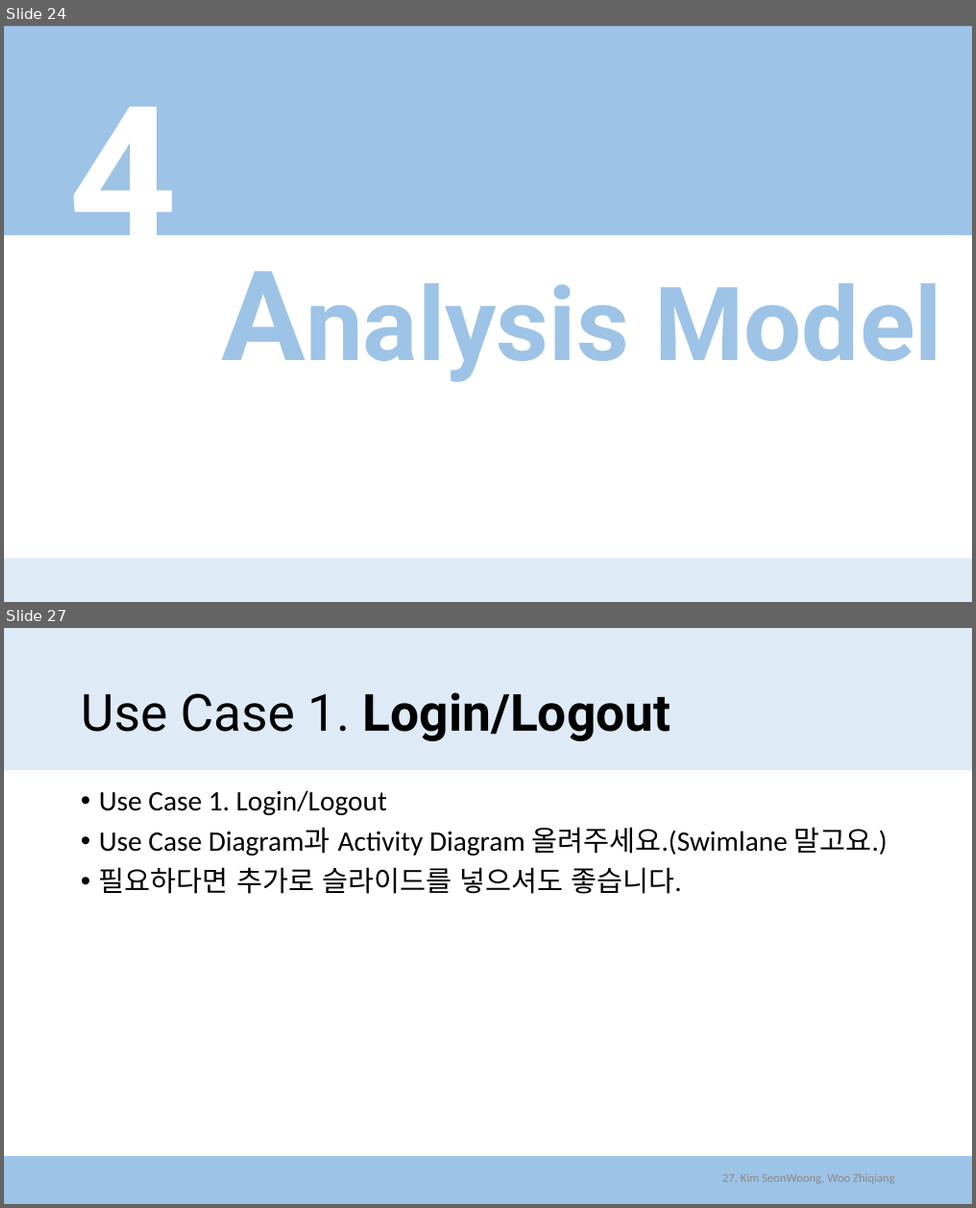
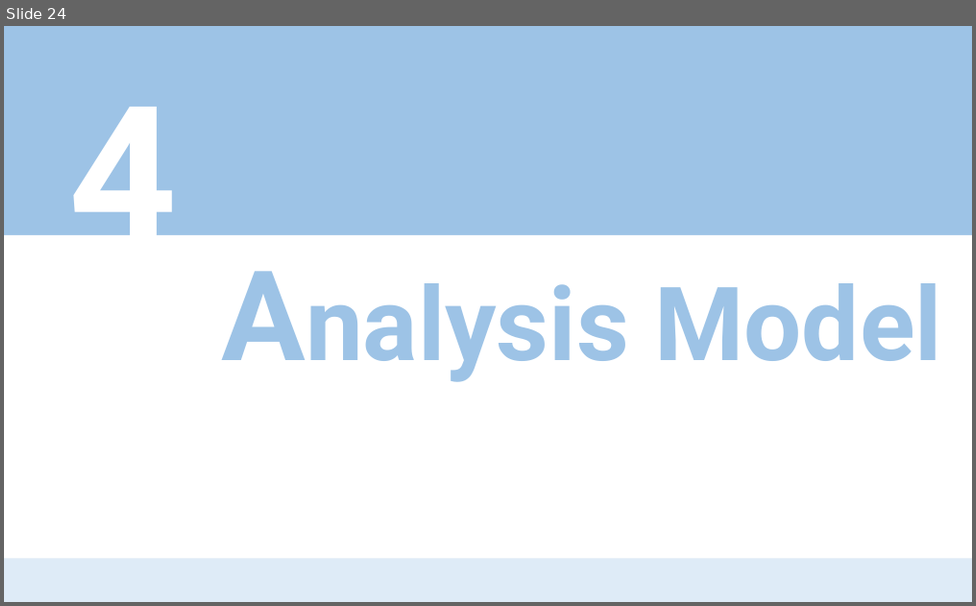
Before and after one commit to zeca9189/2016CSE406project, a slide deck: Intermediate Presentation/Presentation_AhnYounGeun.pptx. Shown one above the other, each under a label of ours: slides 24 and 27 before the commit, slide 24 after it; the slides between them are not shown. The pictures are 976x1208 and 976x606 pixels, drawn with LibreOffice and Linux fonts; fonts in the diff are those of the drawing. Boxes give left, top, right and bottom in pixels: in the first picture for what was removed or moved away, otherwise in the second. Text is boxed around its words. In the diff, an @@ line names an element or a change of style, - is before the commit and + after.

```diff
--- a/Intermediate Presentation/Presentation_AhnYounGeun.pptx
+++ b/Intermediate Presentation/Presentation_AhnYounGeun.pptx
@@ slide 27 removed at bbox=[4, 628, 972, 1204], background #FFFFFF @@
@@ rectangle removed at bbox=[4, 628, 972, 770] @@
@@ title removed at bbox=[81, 692, 671, 741] @@
-Use Case 1. Login/Logout
@@ text removed at bbox=[99, 790, 887, 894] @@
-• Use Case 1. Login/Logout
-• Use Case Diagram과 Activity Diagram 올려주세요.(Swimlane 말고요.)
-• 필요하다면 추가로 슬라이드를 넣으셔도 좋습니다.
@@ rectangle removed at bbox=[4, 1156, 972, 1204] @@
@@ text removed at bbox=[722, 1173, 894, 1184] @@
-27. Kim SeonWoong, Woo Zhiqiang
```
Also in this commit, not shown: 8 slides changed, 9 slides added, 14 other slides removed, 17 other files.
